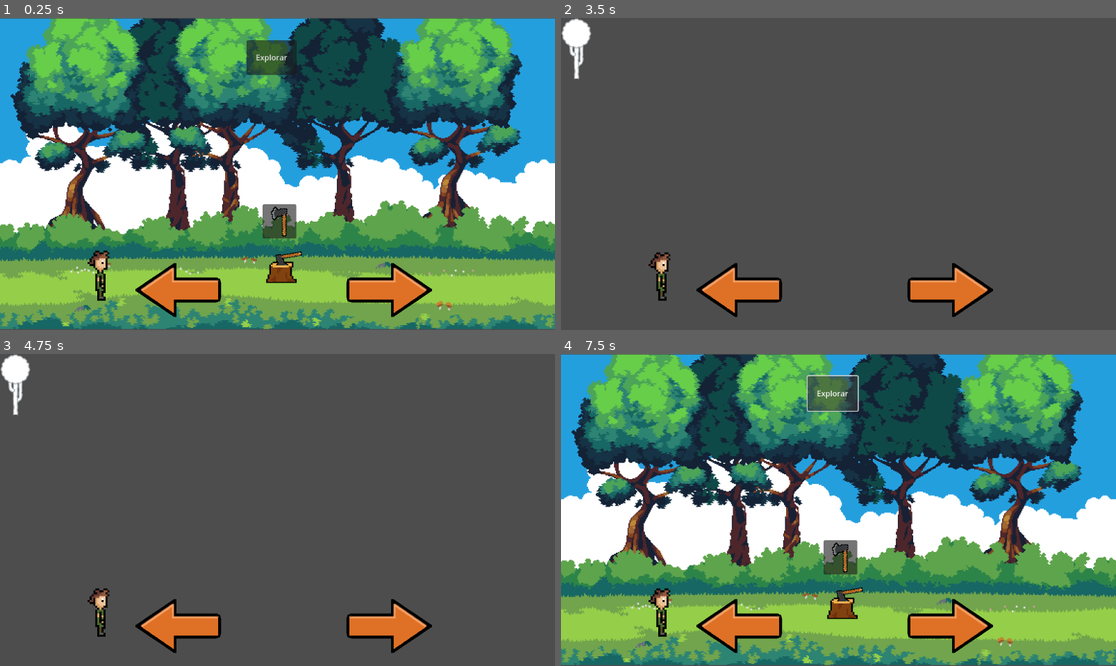
Above: before the commit, frames 1-4 (two rows, left to right).
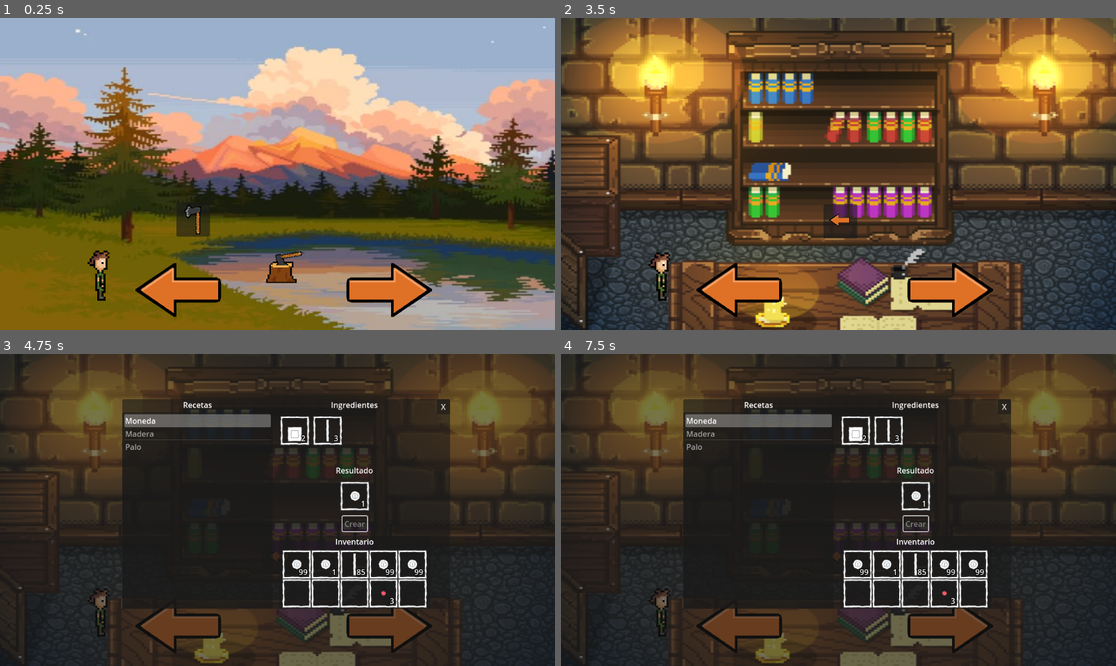
Above: after the commit, the same moments.

Repository: jcamloz/LittleSurvival
Game: Godot game, scene res://Scenes/Game.tscn
The game is run twice, just before and just after one commit, with the same random seed, the same clock (stepped at 60 frames per second) and the same inputs.
Inputs (mouse positions are in pixels of both pictures, inside the frame that each line leads up to):
- Up to frame 1 (0.25 s): no input
- Up to frame 2 (3.5 s): click (838, 220) at 0.52 s; click (755, 220) at 1.27 s; click (832, 58) at 2 s, where only the run before the commit has a clickable "Explorar"; click (744, 292) at 2.75 s
- Up to frame 3 (4.75 s): click (277, 556) at 3.52 s; click (355, 522) at 4.25 s, where only the run after the commit has a clickable "Crear"
- Up to frame 4 (7.5 s): click (949, 628) at 5 s; click (838, 556) at 5.77 s; click (838, 556) at 6.52 s; click (832, 394) at 7.25 s, where only the run before the commit has a clickable "Explorar"

The runs differ from the first frame. In frame 1, 97% of the frame differs, in the area x 0-100%, y 0-100%; in frame 2, 91%; in frame 3, 97%; in frame 4, 98%.

Commit message:
Añadidos nuevos escenarios, faltan añadir animaciones propias. Recurso Food añadido, así como la opción de hacer doble clic sobre un slot del inventario para comer el consumible si es de dicho tipo

Diff:
--- a/Resources/Inventories/PlayerInv.tres
+++ b/Resources/Inventories/PlayerInv.tres
@@ -1,10 +1,11 @@
-[gd_resource type="Resource" script_class="InventoryData" load_steps=11 format=3 uid="uid://0im7somcwcp"]
+[gd_resource type="Resource" script_class="InventoryData" load_steps=17 format=3 uid="uid://0im7somcwcp"]
 
 [ext_resource type="Script" uid="uid://iyyblqq3dofv" path="res://Scripts/ResourceScripts/InventoryData.gd" id="1_lcw6x"]
 [ext_resource type="Script" uid="uid://cv7ktn7rs37bt" path="res://Scripts/ResourceScripts/TileData.gd" id="2_h0h72"]
 [ext_resource type="Resource" uid="uid://cskqakccosrn5" path="res://Resources/Items/Moneda.tres" id="3_h0h72"]
 [ext_resource type="Resource" uid="uid://b8ey6ib12axym" path="res://Resources/Items/Palo.tres" id="4_55mgh"]
 [ext_resource type="Resource" uid="uid://u5xuhtbflbmq" path="res://Resources/Items/Madera.tres" id="4_w1f3k"]
+[ext_resource type="Resource" uid="uid://bwgij3fk8ugfb" path="res://Resources/Items/Food/Apple.tres" id="6_5nth2"]
 
 [sub_resource type="Resource" id="Resource_lcw6x"]
 script = ExtResource("2_h0h72")
@@ -36,8 +37,34 @@
 amount = 99
 metadata/_custom_type_script = "uid://cv7ktn7rs37bt"
 
+[sub_resource type="Resource" id="Resource_bsbv8"]
+script = ExtResource("2_h0h72")
+amount = 0
+metadata/_custom_type_script = "uid://cv7ktn7rs37bt"
+
+[sub_resource type="Resource" id="Resource_ew1k1"]
+script = ExtResource("2_h0h72")
+amount = 0
+metadata/_custom_type_script = "uid://cv7ktn7rs37bt"
+
+[sub_resource type="Resource" id="Resource_gsuha"]
+script = ExtResource("2_h0h72")
+amount = 0
+metadata/_custom_type_script = "uid://cv7ktn7rs37bt"
+
+[sub_resource type="Resource" id="Resource_ygy61"]
+script = ExtResource("2_h0h72")
+item = ExtResource("6_5nth2")
+amount = 2
+metadata/_custom_type_script = "uid://cv7ktn7rs37bt"
+
+[sub_resource type="Resource" id="Resource_s1upr"]
+script = ExtResource("2_h0h72")
+amount = 0
+metadata/_custom_type_script = "uid://cv7ktn7rs37bt"
+
 [resource]
 script = ExtResource("1_lcw6x")
 inventoryName = "Inventario"
-slots = Array[ExtResource("2_h0h72")]([SubResource("Resource …(92 unchanged characters)… e_h0h72"), SubResource("Resource_5nth2")])
+slots = Array[ExtResource("2_h0h72")]([SubResource("Resource …(92 unchanged characters)… e_h0h72"), SubResource("Resource_5nth2"), SubResource("Resource_bsbv8"), SubResource("Resource_ew1k1"), SubResource("Resource_gsuha"), SubResource("Resource_ygy61"), SubResource("Resource_s1upr")])
 metadata/_custom_type_script = "uid://iyyblqq3dofv"
--- /dev/null
+++ b/Resources/Items/Food/Apple.tres
@@ -0,0 +1,13 @@
+[gd_resource type="Resource" script_class="Food" load_steps=3 format=3 uid="uid://bwgij3fk8ugfb"]
+
+[ext_resource type="Script" uid="uid://badyytl0qg18l" path="res://Scripts/ResourceScripts/Food.gd" id="1_rdr26"]
+[ext_resource type="Texture2D" uid="uid://coltsnnsnvhhu" path="res://Assets/PNG/Default/character_handRed.png" id="2_3k68o"]
+
+[resource]
+script = ExtResource("1_rdr26")
+heal = 5
+energy_recovery = 5
+name = "Apple"
+max_stack = 99
+texture = ExtResource("2_3k68o")
+metadata/_custom_type_script = "uid://badyytl0qg18l"
--- /dev/null
+++ b/Resources/LootTables/ExploreLoot.tres
@@ -0,0 +1,33 @@
+[gd_resource type="Resource" script_class="LootTable" load_steps=9 format=3 uid="uid://cpbl87yek0wf3"]
+
+[ext_resource type="Script" uid="uid://b6hpvty05mrsd" path="res://Scripts/ResourceScripts/LootItem.gd" id="1_ksrd3"]
+[ext_resource type="Resource" uid="uid://b8ey6ib12axym" path="res://Resources/Items/Palo.tres" id="2_hqjgw"]
+[ext_resource type="Script" uid="uid://dvmcvn73olrsw" path="res://Scripts/ResourceScripts/LootTable.gd" id="2_txfu4"]
+[ext_resource type="Resource" uid="uid://bwgij3fk8ugfb" path="res://Resources/Items/Food/Apple.tres" id="3_jiucl"]
+[ext_resource type="Resource" uid="uid://u5xuhtbflbmq" path="res://Resources/Items/Madera.tres" id="4_yy5d2"]
+
+[sub_resource type="Resource" id="Resource_pqbkm"]
+script = ExtResource("1_ksrd3")
+item = ExtResource("2_hqjgw")
+amount = 3
+probability = 0.7
+metadata/_custom_type_script = "uid://b6hpvty05mrsd"
+
+[sub_resource type="Resource" id="Resource_2qy1x"]
+script = ExtResource("1_ksrd3")
+item = ExtResource("3_jiucl")
+amount = 1
+probability = 0.9
+metadata/_custom_type_script = "uid://b6hpvty05mrsd"
+
+[sub_resource type="Resource" id="Resource_ybynd"]
+script = ExtResource("1_ksrd3")
+item = ExtResource("4_yy5d2")
+amount = 2
+probability = 0.5
+metadata/_custom_type_script = "uid://b6hpvty05mrsd"
+
+[resource]
+script = ExtResource("2_txfu4")
+loot_items = Array[ExtResource("1_ksrd3")]([SubResource("Resource_pqbkm"), SubResource("Resource_2qy1x"), SubResource("Resource_ybynd")])
+metadata/_custom_type_script = "uid://dvmcvn73olrsw"
--- a/Resources/LootTables/FishingLoot.tres
+++ b/Resources/LootTables/FishingLoot.tres
@@ -1,33 +1,9 @@
-[gd_resource type="Resource" script_class="LootTable" load_steps=9 format=3 uid="uid://cpbl87yek0wf3"]
+[gd_resource type="Resource" script_class="LootTable" load_steps=3 format=3 uid="uid://bvdsy1xladbau"]
 
 [ext_resource type="Script" uid="uid://b6hpvty05mrsd" path="res://Scripts/ResourceScripts/LootItem.gd" id="1_ksrd3"]
-[ext_resource type="Resource" uid="uid://b8ey6ib12axym" path="res://Resources/Items/Palo.tres" id="2_hqjgw"]
 [ext_resource type="Script" uid="uid://dvmcvn73olrsw" path="res://Scripts/ResourceScripts/LootTable.gd" id="2_txfu4"]
-[ext_resource type="Resource" uid="uid://cskqakccosrn5" path="res://Resources/Items/Moneda.tres" id="3_ev2ed"]
-[ext_resource type="Resource" uid="uid://u5xuhtbflbmq" path="res://Resources/Items/Madera.tres" id="4_yy5d2"]
-
-[sub_resource type="Resource" id="Resource_pqbkm"]
-script = ExtResource("1_ksrd3")
-item = ExtResource("2_hqjgw")
-amount = 3
-probability = 0.7
-metadata/_custom_type_script = "uid://b6hpvty05mrsd"
-
-[sub_resource type="Resource" id="Resource_2qy1x"]
-script = ExtResource("1_ksrd3")
-item = ExtResource("3_ev2ed")
-amount = 1
-probability = 0.1
-metadata/_custom_type_script = "uid://b6hpvty05mrsd"
-
-[sub_resource type="Resource" id="Resource_ybynd"]
-script = ExtResource("1_ksrd3")
-item = ExtResource("4_yy5d2")
-amount = 2
-probability = 0.5
-metadata/_custom_type_script = "uid://b6hpvty05mrsd"
 
 [resource]
 script = ExtResource("2_txfu4")
-loot_items = Array[ExtResource("1_ksrd3")]([SubResource("Resource_pqbkm"), SubResource("Resource_2qy1x"), SubResource("Resource_ybynd")])
+loot_items = Array[ExtResource("1_ksrd3")]([])
 metadata/_custom_type_script = "uid://dvmcvn73olrsw"
--- /dev/null
+++ b/Resources/LootTables/MineLoot.tres
@@ -0,0 +1,25 @@
+[gd_resource type="Resource" script_class="LootTable" load_steps=7 format=3 uid="uid://doygdq5lgd5nt"]
+
+[ext_resource type="Script" uid="uid://b6hpvty05mrsd" path="res://Scripts/ResourceScripts/LootItem.gd" id="1_ydl2m"]
+[ext_resource type="Script" uid="uid://dvmcvn73olrsw" path="res://Scripts/ResourceScripts/LootTable.gd" id="2_2gch7"]
+[ext_resource type="Resource" uid="uid://cskqakccosrn5" path="res://Resources/Items/Moneda.tres" id="2_bpod1"]
+[ext_resource type="Resource" uid="uid://b8ey6ib12axym" path="res://Resources/Items/Palo.tres" id="3_y8b6k"]
+
+[sub_resource type="Resource" id="Resource_edke1"]
+script = ExtResource("1_ydl2m")
+item = ExtResource("2_bpod1")
+amount = 3
+probability = 0.8
+metadata/_custom_type_script = "uid://b6hpvty05mrsd"
+
+[sub_resource type="Resource" id="Resource_q4jct"]
+script = ExtResource("1_ydl2m")
+item = ExtResource("3_y8b6k")
+amount = 1
+probability = 0.5
+metadata/_custom_type_script = "uid://b6hpvty05mrsd"
+
+[resource]
+script = ExtResource("2_2gch7")
+loot_items = Array[ExtResource("1_ydl2m")]([SubResource("Resource_edke1"), SubResource("Resource_q4jct")])
+metadata/_custom_type_script = "uid://dvmcvn73olrsw"
--- a/Scenes/Scenarios/Scenario_0.tscn
+++ b/Scenes/Scenarios/Scenario_0.tscn
@@ -1,9 +1,8 @@
-[gd_scene load_steps=9 format=3 uid="uid://xtcqivpxt35"]
+[gd_scene load_steps=8 format=3 uid="uid://xtcqivpxt35"]
 
-[ext_resource type="Texture2D" uid="uid://mejqm4d5uitc" path="res://Assets/house_pixel_bg.png" id="1_magow"]
+[ext_resource type="Texture2D" uid="uid://mejqm4d5uitc" path="res://Assets/Backgrounds/house_pixel_bg.png" id="1_magow"]
 [ext_resource type="Script" uid="uid://cadtnvui7onhh" path="res://Scripts/ScenarioScripts/ScenarioController0.gd" id="1_oo8fr"]
-[ext_resource type="PackedScene" uid="uid://b0nfnl4gnviwm" path="res://Scenes/ToolButton.tscn" id="3_7c7oc"]
-[ext_resource type="Texture2D" uid="uid://6nyfcwb8cmvw" path="res://Assets/PNG/Default/tile_arch.png" id="4_s3jvr"]
+[ext_resource type="Texture2D" uid="uid://bquir335wrkem" path="res://Assets/Buttons/Arrow.png" id="3_1k5cu"]
 [ext_resource type="PackedScene" uid="uid://443hsy30jycs" path="res://Scenes/Inventory.tscn" id="5_2ku3p"]
 [ext_resource type="PackedScene" uid="uid://dpjvvab7jj1vg" path="res://Scenes/CraftMenu.tscn" id="6_1k5cu"]
 [ext_resource type="Resource" uid="uid://0im7somcwcp" path="res://Resources/Inventories/PlayerInv.tres" id="6_2ku3p"]
@@ -19,12 +18,14 @@
 offset_bottom = 819.0
 texture = ExtResource("1_magow")
 
-[node name="CraftButton" parent="." instance=ExtResource("3_7c7oc")]
-offset_left = 518.0
-offset_top = 343.0
-offset_right = 590.0
-offset_bottom = 415.0
-icon = ExtResource("4_s3jvr")
+[node name="CraftButton" type="Button" parent="."]
+offset_left = 545.0
+offset_top = 387.0
+offset_right = 615.0
+offset_bottom = 458.0
+icon = ExtResource("3_1k5cu")
+icon_alignment = 1
+expand_icon = true
 
 [node name="HBoxContainer" type="HBoxContainer" parent="."]
 anchors_preset = 8
@@ -50,6 +51,7 @@
 inventory = ExtResource("6_s3jvr")
 
 [node name="CraftMenu" parent="." instance=ExtResource("6_1k5cu")]
+visible = false
 offset_left = 350.0
 offset_top = 224.0
 offset_right = 777.0
--- a/Scenes/Scenarios/Scenario_1.tscn
+++ /dev/null
@@ -1,10 +0,0 @@
-[gd_scene load_steps=2 format=3 uid="uid://bblhmihwkodrf"]
-
-[ext_resource type="Texture2D" uid="uid://beiecyr2v022c" path="res://Assets/PNG/Default/background_treeLarge.png" id="1_suh2o"]
-
-[node name="Scenario" type="Node2D"]
-
-[node name="Background" type="TextureRect" parent="."]
-offset_right = 40.0
-offset_bottom = 40.0
-texture = ExtResource("1_suh2o")
--- /dev/null
+++ b/Scenes/Scenarios/Scenario_3.tscn
@@ -0,0 +1,95 @@
+[gd_scene load_steps=14 format=3 uid="uid://bblhmihwkodrf"]
+
+[ext_resource type="Texture2D" uid="uid://bpmq0w5xthrd" path="res://Assets/Backgrounds/lake_bg.png" id="1_q8qo8"]
+[ext_resource type="Script" uid="uid://cdehake7xklxq" path="res://Scripts/ScenarioScripts/ScenarioController3.gd" id="1_tyus5"]
+[ext_resource type="Resource" uid="uid://cpbl87yek0wf3" path="res://Resources/LootTables/ExploreLoot.tres" id="2_2sp2j"]
+[ext_resource type="Texture2D" uid="uid://bb5ip28cidt6l" path="res://Assets/Axe.png" id="3_0f7t7"]
+[ext_resource type="Texture2D" uid="uid://bl5r2kg85hfk8" path="res://Assets/Chop.png" id="4_gi7cf"]
+
+[sub_resource type="AtlasTexture" id="AtlasTexture_gk30e"]
+atlas = ExtResource("4_gi7cf")
+region = Rect2(1344, 0, 224, 164)
+
+[sub_resource type="AtlasTexture" id="AtlasTexture_gp0bq"]
+atlas = ExtResource("4_gi7cf")
+region = Rect2(0, 0, 224, 164)
+
+[sub_resource type="AtlasTexture" id="AtlasTexture_x675h"]
+atlas = ExtResource("4_gi7cf")
+region = Rect2(224, 0, 224, 164)
+
+[sub_resource type="AtlasTexture" id="AtlasTexture_3vrnc"]
+atlas = ExtResource("4_gi7cf")
+region = Rect2(448, 0, 224, 164)
+
+[sub_resource type="AtlasTexture" id="AtlasTexture_7psk0"]
+atlas = ExtResource("4_gi7cf")
+region = Rect2(672, 0, 224, 164)
+
+[sub_resource type="AtlasTexture" id="AtlasTexture_tdb3n"]
+atlas = ExtResource("4_gi7cf")
+region = Rect2(896, 0, 224, 164)
+
+[sub_resource type="AtlasTexture" id="AtlasTexture_d6wrl"]
+atlas = ExtResource("4_gi7cf")
+region = Rect2(1120, 0, 224, 164)
+
+[sub_resource type="SpriteFrames" id="SpriteFrames_2sp2j"]
+animations = [{
+"frames": [{
+"duration": 1.0,
+"texture": SubResource("AtlasTexture_gk30e")
+}, {
+"duration": 1.0,
+"texture": SubResource("AtlasTexture_gp0bq")
+}, {
+"duration": 1.0,
+"texture": SubResource("AtlasTexture_x675h")
+}, {
+"duration": 1.0,
+"texture": SubResource("AtlasTexture_3vrnc")
+}, {
+"duration": 1.0,
+"texture": SubResource("AtlasTexture_7psk0")
+}, {
+"duration": 1.0,
+"texture": SubResource("AtlasTexture_tdb3n")
+}, {
+"duration": 1.0,
+"texture": SubResource("AtlasTexture_d6wrl")
+}, {
+"duration": 1.0,
+"texture": SubResource("AtlasTexture_gk30e")
+}],
+"loop": false,
+"name": &"Chop",
+"speed": 5.0
+}]
+
+[node name="Scenario" type="Node2D"]
+script = ExtResource("1_tyus5")
+lootTable = ExtResource("2_2sp2j")
+
+[node name="Background" type="TextureRect" parent="."]
+offset_right = 1160.0
+offset_bottom = 652.0
+texture = ExtResource("1_q8qo8")
+flip_h = true
+
+[node name="FishButton" type="Button" parent="."]
+offset_left = 366.0
+offset_top = 383.0
+offset_right = 436.0
+offset_bottom = 454.0
+icon = ExtResource("3_0f7t7")
+icon_alignment = 1
+expand_icon = true
+
+[node name="FishingAnimation" type="AnimatedSprite2D" parent="."]
+position = Vector2(575, 501)
+scale = Vector2(0.609756, 0.609756)
+sprite_frames = SubResource("SpriteFrames_2sp2j")
+animation = &"Chop"
+speed_scale = 2.5
+
+[connection signal="pressed" from="FishButton" to="." method="_on_fish_button_pressed" binds= [&"fishing_rod"]]
--- a/Scenes/Scenarios/Scenario_4.tscn
+++ b/Scenes/Scenarios/Scenario_4.tscn
@@ -1,9 +1,8 @@
-[gd_scene load_steps=15 format=3 uid="uid://b4yhkq1cqhsp3"]
+[gd_scene load_steps=14 format=3 uid="uid://b4yhkq1cqhsp3"]
 
 [ext_resource type="Script" uid="uid://cihhopxjg7ayi" path="res://Scripts/ScenarioScripts/ScenarioController4.gd" id="1_2alt0"]
-[ext_resource type="Resource" uid="uid://cpbl87yek0wf3" path="res://Resources/LootTables/FishingLoot.tres" id="2_emaea"]
-[ext_resource type="Texture2D" uid="uid://b46xvn8hfaukp" path="res://Assets/pixel_bg.png" id="2_rgrgg"]
-[ext_resource type="PackedScene" uid="uid://b0nfnl4gnviwm" path="res://Scenes/ToolButton.tscn" id="3_emaea"]
+[ext_resource type="Resource" uid="uid://cpbl87yek0wf3" path="res://Resources/LootTables/ExploreLoot.tres" id="2_emaea"]
+[ext_resource type="Texture2D" uid="uid://b46xvn8hfaukp" path="res://Assets/Backgrounds/pixel_bg.png" id="2_rgrgg"]
 [ext_resource type="Texture2D" uid="uid://bb5ip28cidt6l" path="res://Assets/Axe.png" id="5_emaea"]
 [ext_resource type="Texture2D" uid="uid://bl5r2kg85hfk8" path="res://Assets/Chop.png" id="6_kwpsl"]
 
@@ -85,7 +84,7 @@
 texture = ExtResource("2_rgrgg")
 expand_mode = 2
 
-[node name="AxeButton" parent="." instance=ExtResource("3_emaea")]
+[node name="AxeButton" type="Button" parent="."]
 offset_left = 545.0
 offset_top = 387.0
 offset_right = 615.0
@@ -95,10 +94,10 @@
 expand_icon = true
 
 [node name="ExploreButton" type="Button" parent="."]
-offset_left = 512.0
-offset_top = 46.0
-offset_right = 616.0
-offset_bottom = 118.0
+offset_left = 97.0
+offset_top = 302.0
+offset_right = 201.0
+offset_bottom = 374.0
 text = "Explorar"
 
 [node name="ChopAnimation" type="AnimatedSprite2D" parent="."]
--- /dev/null
+++ b/Scenes/Scenarios/Scenario_5.tscn
@@ -0,0 +1,94 @@
+[gd_scene load_steps=14 format=3 uid="uid://bntwcavx3t15l"]
+
+[ext_resource type="Script" uid="uid://c6atj8gbdnkf" path="res://Scripts/ScenarioScripts/ScenarioController5.gd" id="1_2h5ef"]
+[ext_resource type="Texture2D" uid="uid://b3hvuvnlvb24c" path="res://Assets/Backgrounds/mine_bg.png" id="1_x61rx"]
+[ext_resource type="Resource" uid="uid://doygdq5lgd5nt" path="res://Resources/LootTables/MineLoot.tres" id="2_bub3p"]
+[ext_resource type="Texture2D" uid="uid://bb5ip28cidt6l" path="res://Assets/Axe.png" id="3_kpxl3"]
+[ext_resource type="Texture2D" uid="uid://bl5r2kg85hfk8" path="res://Assets/Chop.png" id="5_5w80i"]
+
+[sub_resource type="AtlasTexture" id="AtlasTexture_gk30e"]
+atlas = ExtResource("5_5w80i")
+region = Rect2(1344, 0, 224, 164)
+
+[sub_resource type="AtlasTexture" id="AtlasTexture_gp0bq"]
+atlas = ExtResource("5_5w80i")
+region = Rect2(0, 0, 224, 164)
+
+[sub_resource type="AtlasTexture" id="AtlasTexture_x675h"]
+atlas = ExtResource("5_5w80i")
+region = Rect2(224, 0, 224, 164)
+
+[sub_resource type="AtlasTexture" id="AtlasTexture_3vrnc"]
+atlas = ExtResource("5_5w80i")
+region = Rect2(448, 0, 224, 164)
+
+[sub_resource type="AtlasTexture" id="AtlasTexture_7psk0"]
+atlas = ExtResource("5_5w80i")
+region = Rect2(672, 0, 224, 164)
+
+[sub_resource type="AtlasTexture" id="AtlasTexture_tdb3n"]
+atlas = ExtResource("5_5w80i")
+region = Rect2(896, 0, 224, 164)
+
+[sub_resource type="AtlasTexture" id="AtlasTexture_d6wrl"]
+atlas = ExtResource("5_5w80i")
+region = Rect2(1120, 0, 224, 164)
+
+[sub_resource type="SpriteFrames" id="SpriteFrames_sehbd"]
+animations = [{
+"frames": [{
+"duration": 1.0,
+"texture": SubResource("AtlasTexture_gk30e")
+}, {
+"duration": 1.0,
+"texture": SubResource("AtlasTexture_gp0bq")
+}, {
+"duration": 1.0,
+"texture": SubResource("AtlasTexture_x675h")
+}, {
+"duration": 1.0,
+"texture": SubResource("AtlasTexture_3vrnc")
+}, {
+"duration": 1.0,
+"texture": SubResource("AtlasTexture_7psk0")
+}, {
+"duration": 1.0,
+"texture": SubResource("AtlasTexture_tdb3n")
+}, {
+"duration": 1.0,
+"texture": SubResource("AtlasTexture_d6wrl")
+}, {
+"duration": 1.0,
+"texture": SubResource("AtlasTexture_gk30e")
+}],
+"loop": false,
+"name": &"Chop",
+"speed": 5.0
+}]
+
+[node name="Scenario" type="Node2D"]
+script = ExtResource("1_2h5ef")
+lootTable = ExtResource("2_bub3p")
+
+[node name="Background" type="TextureRect" parent="."]
+offset_right = 1155.0
+offset_bottom = 647.0
+texture = ExtResource("1_x61rx")
+
+[node name="MineButton" type="Button" parent="."]
+offset_left = 545.0
+offset_top = 387.0
+offset_right = 615.0
+offset_bottom = 458.0
+icon = ExtResource("3_kpxl3")
+icon_alignment = 1
+expand_icon = true
+
+[node name="MineAnimation" type="AnimatedSprite2D" parent="."]
+position = Vector2(575, 501)
+scale = Vector2(0.609756, 0.609756)
+sprite_frames = SubResource("SpriteFrames_sehbd")
+animation = &"Chop"
+speed_scale = 2.5
+
+[connection signal="pressed" from="MineButton" to="." method="_on_mine_button_pressed" binds= [&"pickaxe"]]
--- a/Scenes/ToolButton.tscn
+++ /dev/null
@@ -1,8 +0,0 @@
-[gd_scene load_steps=2 format=3 uid="uid://b0nfnl4gnviwm"]
-
-[ext_resource type="Texture2D" uid="uid://cf841mckhdfv2" path="res://Assets/PNG/Default/item_sword.png" id="4_1kbqs"]
-
-[node name="Button" type="Button"]
-offset_right = 8.0
-offset_bottom = 8.0
-icon = ExtResource("4_1kbqs")
--- a/Scripts/InventorySlot.gd
+++ b/Scripts/InventorySlot.gd
@@ -9,6 +9,10 @@
 var unfocus_texture = preload("res://Assets/PNG/Default/ui_box.png")
 
 var tile_data : Tile_data = null
+
+#CLICK VALUES
+var last_click_time = 0.0
+const DOUBLE_CLICK_MAX_DELAY := 0.3
 
 func set_item(slotData : Tile_data):
 	tile_data = slotData
@@ -86,6 +90,7 @@
 
 	#DEBUG -> EMITIR SEÑAL AL MOVER UN ITEM DE UN LADO A OTRO
 	#emit_signal("slot_updated")
+
 #Intercamia los items entre casillas
 func swap_tile_data_with(other_data: Tile_data):
 	var temp_item = tile_data.item
@@ -96,3 +101,18 @@
 
 	other_data.item = temp_item
 	other_data.amount = temp_amount
+
+#--- CLICK ---
+func _gui_input(event: InputEvent) -> void:
+	#Compruebo si es click izquierdo
+	if event is InputEventMouseButton and event.pressed and event.button_index == MOUSE_BUTTON_LEFT:
+		#Obtengo el tiempo actual en millis y lo adapto dividiendo entre 1000
+		var current_time = Time.get_ticks_msec() / 1000.0
+		#Compruebo que el tiempo desde el último click hasta el actual es válido
+		if current_time - last_click_time <= DOUBLE_CLICK_MAX_DELAY:
+			#Si la casilla clickeada tiene un item Food, lo usa y gasta
+			if !tile_data.is_empty() && tile_data.item is Food:
+				Player.eat(tile_data.item as Food)
+				tile_data.amount -=1
+		#Asigno al último click hecho el valor de tiempo actual
+		last_click_time = current_time
--- a/Scripts/Player.gd
+++ b/Scripts/Player.gd
@@ -31,9 +31,12 @@
 """
 
 #Stats del jugador
-var life: int = 100
+var life: int = 90:
+	set(value):
+		life = clamp(value, 0, 100)
+
 var energy: int = 100
-var hunger: int = 100
+var hunger: int = 90
 
 #Envía la señal de cambio de visibilidad del menu con el valor 2 a verdadero si hay contenido extra
 #Eso significa que se accedió al menú extra desde otra fuente que no es la tecla "I" (abrir inventario)
@@ -57,6 +60,9 @@
 	"pickaxe" : 1
 }
 
+func eat(food : Food):
+	life += food.heal
+
 #Método que mejora una de las herramientas
 func upgrade_tool(tool_name: String):
 	tool_name = tool_name.to_lower()
--- /dev/null
+++ b/Scripts/ResourceScripts/Food.gd
@@ -0,0 +1,8 @@
+class_name Food extends Item
+
+@export_range(0, 100, 1) var heal : int
+@export_range(0, 100, 1) var hunger_recovery : int
+@export var cooked_food : Food = null
+
+func can_cook() -> bool:
+	return cooked_food != null
--- a/Scripts/ScenarioScripts/ScenarioController0.gd
+++ b/Scripts/ScenarioScripts/ScenarioController0.gd
@@ -12,4 +12,5 @@
 	storageMenu.visible = not storageMenu.visible
 
 func _on_craft_button_pressed():
-	Player.extraOpen = true
+	if Player.invOpen == false:
+		Player.extraOpen = true
--- /dev/null
+++ b/Scripts/ScenarioScripts/ScenarioController3.gd
@@ -0,0 +1,16 @@
+class_name ScenarioController3 extends Node2D
+
+@export var lootTable : LootTable
+@onready var fishingAnimation = $FishingAnimation
+
+func _on_fish_button_pressed(tool_name : String):
+	if Player.invOpen == false:
+		if !fishingAnimation.is_playing():
+			fishingAnimation.play("Chop")
+			await fishingAnimation.animation_finished
+			var loot = lootTable.get_random_item(Player.tool_levels[tool_name])
+			#Start Debug Info
+			if loot == null:
+				print("No debiera ocurrir, pero no te ha tocado nada...")
+			#End Debug Info
+			Player.inventory.add_item(loot.item, randi_range(1, loot.amount))
--- a/Scripts/ScenarioScripts/ScenarioController4.gd
+++ b/Scripts/ScenarioScripts/ScenarioController4.gd
@@ -4,16 +4,18 @@
 @onready var chopAnimation = $ChopAnimation
 
 func _on_axe_button_pressed(tool_name : String):
-	if !chopAnimation.is_playing():
-		print("Pressed")
-		chopAnimation.play("Chop")
-		await chopAnimation.animation_finished
-		Player.inventory.add_item(preload("res://Resources/Items/Madera.tres"), randi_range(1, (3*Player.tool_levels.get(tool_name))))
+	if Player.invOpen == false:
+		if !chopAnimation.is_playing():
+			print("Pressed | ", Player.tool_levels.has(tool_name))
+			chopAnimation.play("Chop")
+			await chopAnimation.animation_finished
+			Player.inventory.add_item(preload("res://Resources/Items/Madera.tres"), randi_range(1, (3*Player.tool_levels.get(tool_name))))
 
 func _on_explore_button_pressed():
-	var loot = lootTable.get_random_item(Player.tool_levels["axe"])
-	if loot != null:
-		print("Nombre: " , loot.item.name, ", Cantidad: ", randi_range(1, loot.amount))
-	else:
-		print("No debiera ocurrir, pero no te ha tocado nada...")
-	Player.inventory.add_item(loot.item, randi_range(1, loot.amount))
+	if Player.invOpen == false:
+		var loot = lootTable.get_random_item()
+		#Start Debug Info
+		if loot == null:
+			print("No debiera ocurrir, pero no te ha tocado nada...")
+		#End Debug Info
+		Player.inventory.add_item(loot.item, randi_range(1, loot.amount))
--- /dev/null
+++ b/Scripts/ScenarioScripts/ScenarioController5.gd
@@ -0,0 +1,16 @@
+class_name ScenarioController5 extends Node2D
+
+@export var lootTable : LootTable
+@onready var mineAnimation = $MineAnimation
+
+func _on_mine_button_pressed(tool_name : String):
+	if Player.invOpen == false:
+		if !mineAnimation.is_playing():
+			mineAnimation.play("Chop")
+			await mineAnimation.animation_finished
+			var loot = lootTable.get_random_item(Player.tool_levels[tool_name])
+			#Start Debug Info
+			if loot == null:
+				print("No debiera ocurrir, pero no te ha tocado nada...")
+			#End Debug Info
+			Player.inventory.add_item(loot.item, randi_range(1, loot.amount))
--- a/Scripts/game.gd
+++ b/Scripts/game.gd
@@ -4,11 +4,12 @@
 @onready var scenario_container = $ScenarioContainer
 
 #Indice del escenario actual y array con los diferentes escenarios
-var current_index = 2
+var current_index = 1
 var scenarios = [
 	"res://Scenes/Scenarios/Scenario_0.tscn",
-	"res://Scenes/Scenarios/Scenario_1.tscn",
-	"res://Scenes/Scenarios/Scenario_4.tscn"
+	"res://Scenes/Scenarios/Scenario_3.tscn",
+	"res://Scenes/Scenarios/Scenario_4.tscn",
+	"res://Scenes/Scenarios/Scenario_5.tscn"
 ]
 
 func _ready():
Renamed: Assets/house_pixel_bg.png -> Assets/Backgrounds/house_pixel_bg.png
Not shown, changed: Assets/Backgrounds/house_pixel_bg.png.import
Binary file added: Assets/Backgrounds/lake_bg.png
Not shown, changed: Assets/Backgrounds/lake_bg.png.import
Binary file added: Assets/Backgrounds/mine_bg.png
Not shown, added: Assets/Backgrounds/mine_bg.png.import
Renamed: Assets/pixel_bg.png -> Assets/Backgrounds/pixel_bg.png
Not shown, added: Assets/Backgrounds/pixel_bg.png.import
Not shown, added: Scripts/ResourceScripts/Food.gd.uid
Not shown, added: Scripts/ScenarioScripts/ScenarioController3.gd.uid
Not shown, added: Scripts/ScenarioScripts/ScenarioController5.gd.uid
